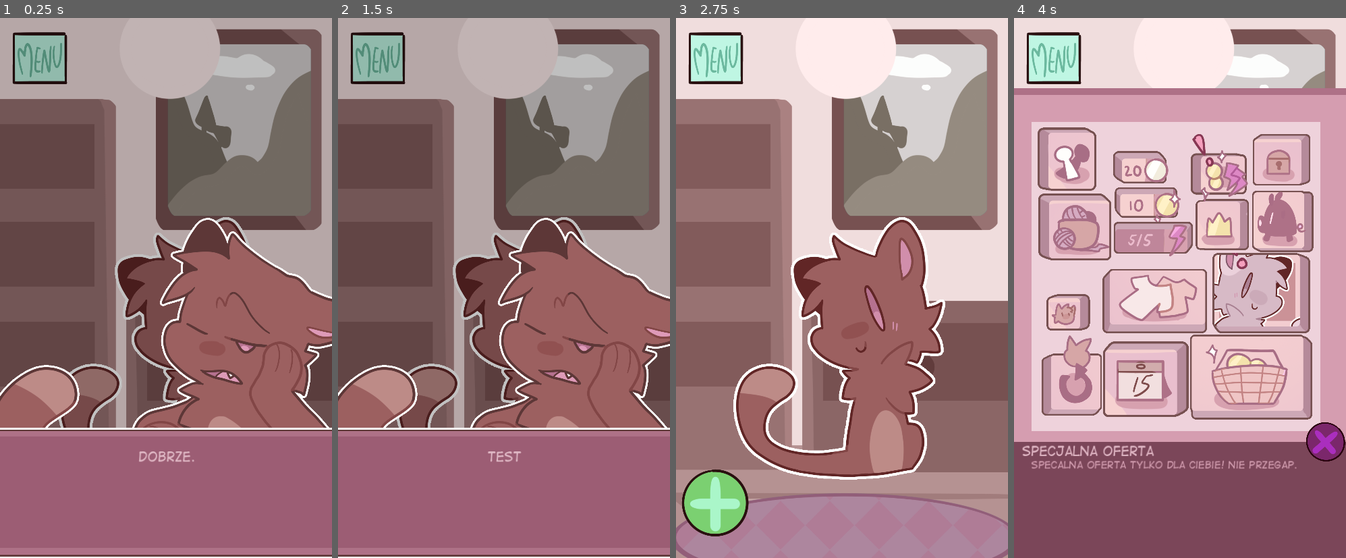
Above: before the commit, frames 1-4 (left to right).
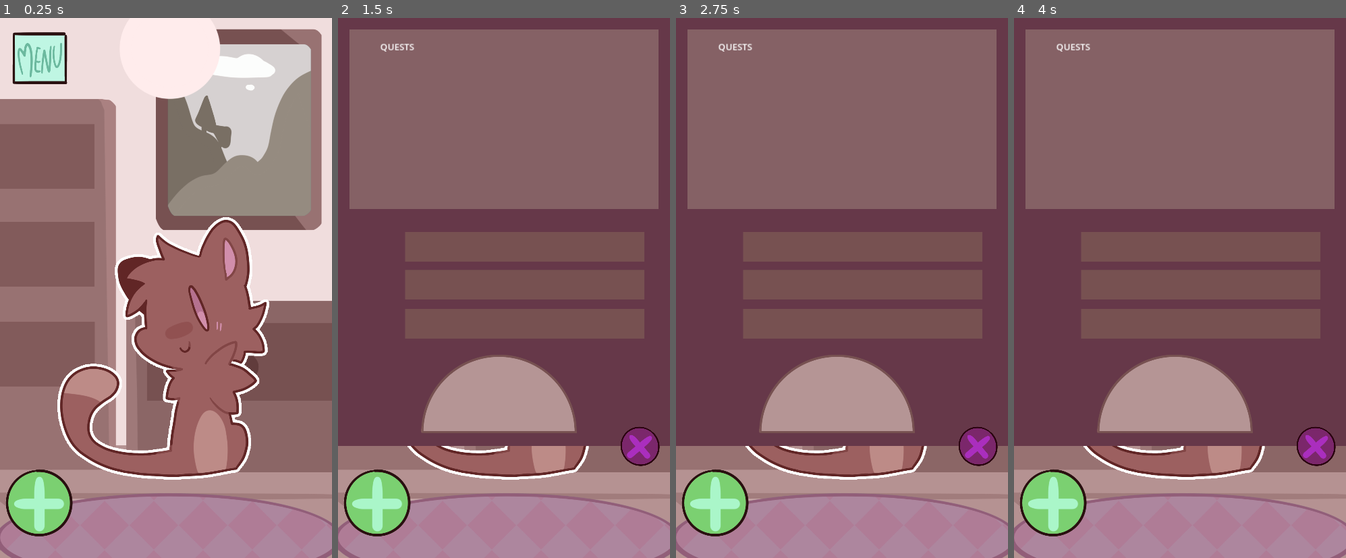
Above: after the commit, the same moments.

Repository: ElionTime001/Poglaskaj_kota
Game: Godot game, scene res://scenes/game.tscn
Two runs of this game, one before a commit and one after it. Both use one fixed random seed, a clock stepped at 60 frames per second and the inputs below.
Inputs (mouse positions are in pixels of both pictures, inside the frame that each line leads up to):
- Up to frame 1 (0.25 s): no input
- Up to frame 2 (1.5 s): click (377, 55) at 0.5 s; click (377, 504) at 1.25 s
- Up to frame 3 (2.75 s): click (715, 504) at 2 s
- Up to frame 4 (4 s): click (1053, 504) at 2.75 s; click (1249, 379) at 3.52 s

The runs differ from the first frame. In frame 1, 83% of the frame differs, in the area x 0-100%, y 0-100%; in frame 2, 72%; in frame 3, 66%; in frame 4, 95%.

Commit message:
quick update

Diff:
--- a/scenes/dialogue_window.tscn
+++ b/scenes/dialogue_window.tscn
@@ -2,7 +2,7 @@
 
 [ext_resource type="Script" path="res://scripts/dialogue_window.gd" id="1_fh0my"]
 [ext_resource type="Texture2D" uid="uid://bct4vm5cjchie" path="res://assets/IMG_6393.PNG" id="2_b5u83"]
-[ext_resource type="FontFile" uid="uid://b4jlqjq86n648" path="res://assets/digistrip.ttf" id="3_y02h7"]
+[ext_resource type="FontFile" uid="uid://byjt5ghojp7ex" path="res://troika.otf" id="3_g3rdt"]
 
 [node name="dialogue_window" type="Control"]
 layout_mode = 3
@@ -35,8 +35,7 @@
 offset_right = 564.0
 offset_bottom = 189.0
 theme_override_colors/font_color = Color(0.874475, 0.718377, 0.769706, 1)
-theme_override_fonts/font = ExtResource("3_y02h7")
-theme_override_font_sizes/font_size = 22
+theme_override_fonts/font = ExtResource("3_g3rdt")
+theme_override_font_sizes/font_size = 30
 text = "Lorem ipsum dolor sit amet, consectetur adipiscing elit, sed do eiusmod tempor incididunt ut labore et dolore magna aliqua."
-horizontal_alignment = 1
 autowrap_mode = 2
--- a/scenes/item_box.tscn
+++ b/scenes/item_box.tscn
@@ -1,25 +1,25 @@
 [gd_scene load_steps=21 format=3 uid="uid://beiya5qlnu5b1"]
 
-[ext_resource type="Texture2D" uid="uid://bh2t2rx2n6cju" path="res://assets/test/buttons/paid_currency.PNG" id="1_cayo1"]
 [ext_resource type="Script" path="res://scripts/item_box.gd" id="1_pxvih"]
-[ext_resource type="Texture2D" uid="uid://c66s472lp85r5" path="res://assets/test/buttons/free_currency.PNG" id="2_u52sd"]
-[ext_resource type="Texture2D" uid="uid://ca3gvbqrwq6d2" path="res://assets/test/buttons/energy.PNG" id="3_0iudx"]
+[ext_resource type="Texture2D" uid="uid://b1wnek4wnl3l0" path="res://assets/test/buttons/paid_currency_2.PNG" id="2_of8g8"]
 [ext_resource type="Script" path="res://scripts/itemButton.gd" id="3_qhesl"]
-[ext_resource type="Texture2D" uid="uid://dao8wvdo45gbn" path="res://assets/test/buttons/gatcha.PNG" id="4_8lrck"]
-[ext_resource type="Texture2D" uid="uid://db11qn4xaerdg" path="res://assets/test/buttons/shop.PNG" id="5_s8vla"]
-[ext_resource type="Texture2D" uid="uid://cruumc2s2a01h" path="res://assets/test/buttons/shop_ad.PNG" id="6_ai0k8"]
-[ext_resource type="Texture2D" uid="uid://nyclrqrtp5uk" path="res://assets/test/buttons/pig.PNG" id="7_8gqs2"]
-[ext_resource type="Texture2D" uid="uid://1oe3j6d6o8fa" path="res://assets/test/buttons/achievements.PNG" id="8_2aoj0"]
-[ext_resource type="Texture2D" uid="uid://c06vh8ephayp8" path="res://assets/test/buttons/Login.PNG" id="9_kignl"]
-[ext_resource type="Texture2D" uid="uid://cw0bkrdg58w0h" path="res://assets/test/buttons/Dailies.PNG" id="10_74npk"]
-[ext_resource type="Texture2D" uid="uid://fmb5cad1gj4q" path="res://assets/test/buttons/battle_pass.PNG" id="11_10d6b"]
-[ext_resource type="Texture2D" uid="uid://bpkr8li3tsc4b" path="res://assets/test/buttons/online.PNG" id="12_m8vy5"]
-[ext_resource type="Texture2D" uid="uid://dtlc6twu4wnfx" path="res://assets/test/buttons/special_offer.PNG" id="13_bms2s"]
-[ext_resource type="Texture2D" uid="uid://bk871tjsymftl" path="res://assets/test/buttons/edit_animal_skin.PNG" id="14_eiu0n"]
+[ext_resource type="Texture2D" uid="uid://cd7g87mmng1o8" path="res://assets/test/buttons/free_currency_2.PNG" id="4_6d1mv"]
+[ext_resource type="Texture2D" uid="uid://br6pdghcynft2" path="res://assets/test/buttons/energy_2.PNG" id="5_3pq62"]
+[ext_resource type="Texture2D" uid="uid://cuj0bai1r2fav" path="res://assets/test/buttons/gatcha_2.PNG" id="6_p1oon"]
+[ext_resource type="Texture2D" uid="uid://bxccvpw8xcjbv" path="res://assets/test/buttons/shop_2.PNG" id="7_xayex"]
+[ext_resource type="Texture2D" uid="uid://c4d18mdppk7ut" path="res://assets/test/buttons/shop_ad_2.PNG" id="8_aw6n7"]
+[ext_resource type="Texture2D" uid="uid://bhl2shv02kyr8" path="res://assets/test/buttons/pig_2.PNG" id="9_lr4a2"]
+[ext_resource type="Texture2D" uid="uid://yqc7nfwjcqwj" path="res://assets/test/buttons/achievements_2.PNG" id="10_wv25x"]
+[ext_resource type="Texture2D" uid="uid://c7hsk14lryy5v" path="res://assets/test/buttons/Login_2.PNG" id="11_juv87"]
+[ext_resource type="Texture2D" uid="uid://b3o3jk38mmtat" path="res://assets/test/buttons/Dailies_2.PNG" id="12_0r8mq"]
+[ext_resource type="Texture2D" uid="uid://dqqaw5lywjiok" path="res://assets/test/buttons/battle_pass_2.PNG" id="13_b4ki5"]
+[ext_resource type="Texture2D" uid="uid://4w5ivlambkre" path="res://assets/test/buttons/online_2.PNG" id="14_as16n"]
+[ext_resource type="Texture2D" uid="uid://clja0lx03bggc" path="res://assets/test/buttons/special_offer_2.PNG" id="15_0q0v7"]
 [ext_resource type="Texture2D" uid="uid://c175iktgwbdeb" path="res://assets/test/buttons/collection.PNG" id="15_holpe"]
+[ext_resource type="Texture2D" uid="uid://bwp2ohr5rwsma" path="res://assets/test/buttons/edit_animal_skin_2.PNG" id="16_6se6l"]
 [ext_resource type="Texture2D" uid="uid://c10cghxj3uynl" path="res://assets/test/buttons/plus.png" id="18_oe84w"]
 [ext_resource type="Texture2D" uid="uid://bct4vm5cjchie" path="res://assets/IMG_6393.PNG" id="18_tsgju"]
-[ext_resource type="FontFile" uid="uid://b4jlqjq86n648" path="res://assets/digistrip.ttf" id="19_81xum"]
+[ext_resource type="FontFile" uid="uid://byjt5ghojp7ex" path="res://troika.otf" id="19_7nkio"]
 
 [node name="item_box" type="Control"]
 layout_mode = 3
@@ -41,7 +41,7 @@
 
 [node name="ColorRect" type="ColorRect" parent="MarginContainer"]
 layout_mode = 2
-color = Color(0.834131, 0.617175, 0.690259, 1)
+color = Color(0.737486, 0.475479, 0.568638, 1)
 
 [node name="ColorRect" type="ColorRect" parent="MarginContainer/ColorRect"]
 layout_mode = 1
@@ -56,7 +56,7 @@
 offset_bottom = 190.5
 grow_horizontal = 2
 grow_vertical = 2
-color = Color(0.930804, 0.82427, 0.857724, 1)
+color = Color(0.84375, 0.631385, 0.702994, 1)
 
 [node name="ColorRect" type="ColorRect" parent="MarginContainer/ColorRect/ColorRect"]
 layout_mode = 1
@@ -71,7 +71,7 @@
 offset_bottom = -322.5
 grow_horizontal = 2
 grow_vertical = 2
-color = Color(0.682353, 0.443137, 0.529412, 1)
+color = Color(0.674283, 0.435775, 0.521938, 1)
 
 [node name="Control" type="Control" parent="MarginContainer"]
 layout_mode = 2
@@ -80,44 +80,44 @@
 
 [node name="paidCurrency" type="TextureButton" parent="MarginContainer/Control"]
 layout_mode = 0
-offset_left = -116.0
-offset_top = -242.0
-offset_right = 41.0
-offset_bottom = -172.0
-texture_normal = ExtResource("1_cayo1")
+offset_left = -117.0
+offset_top = -250.0
+offset_right = 28.0
+offset_bottom = -162.0
+texture_normal = ExtResource("2_of8g8")
 ignore_texture_size = true
 stretch_mode = 4
 script = ExtResource("3_qhesl")
 
 [node name="freeCurrency" type="TextureButton" parent="MarginContainer/Control"]
 layout_mode = 0
-offset_left = -119.0
-offset_top = -306.0
-offset_right = -11.0
-offset_bottom = -249.0
-texture_normal = ExtResource("2_u52sd")
+offset_left = -114.0
+offset_top = -307.0
+offset_right = -6.0
+offset_bottom = -250.0
+texture_normal = ExtResource("4_6d1mv")
 ignore_texture_size = true
 stretch_mode = 4
 script = ExtResource("3_qhesl")
 
 [node name="energy" type="TextureButton" parent="MarginContainer/Control"]
 layout_mode = 0
-offset_left = -118.0
-offset_top = -181.0
-offset_right = 23.0
-offset_bottom = -115.0
-texture_normal = ExtResource("3_0iudx")
+offset_left = -114.0
+offset_top = -180.0
+offset_right = 27.0
+offset_bottom = -114.0
+texture_normal = ExtResource("5_3pq62")
 ignore_texture_size = true
 stretch_mode = 4
 script = ExtResource("3_qhesl")
 
 [node name="gatcha" type="TextureButton" parent="MarginContainer/Control"]
 layout_mode = 0
-offset_left = -138.0
-offset_top = -97.0
-offset_right = 48.0
-offset_bottom = 18.0
-texture_normal = ExtResource("4_8lrck")
+offset_left = -143.0
+offset_top = -94.0
+offset_right = 60.0
+offset_bottom = 17.0
+texture_normal = ExtResource("6_p1oon")
 ignore_texture_size = true
 stretch_mode = 4
 script = ExtResource("3_qhesl")
@@ -129,46 +129,46 @@
 anchor_top = 1.0
 anchor_right = 1.0
 anchor_bottom = 1.0
-offset_left = 18.0
-offset_top = 20.0
-offset_right = 235.0
-offset_bottom = 182.0
+offset_left = 24.0
+offset_top = 25.0
+offset_right = 241.0
+offset_bottom = 170.0
 grow_horizontal = 0
 grow_vertical = 0
-texture_normal = ExtResource("5_s8vla")
+texture_normal = ExtResource("7_xayex")
 ignore_texture_size = true
 stretch_mode = 4
 script = ExtResource("3_qhesl")
 
 [node name="gatchaAd" type="TextureButton" parent="MarginContainer/Control"]
 layout_mode = 0
-offset_left = 58.0
-offset_top = -125.0
-offset_right = 231.0
-offset_bottom = 31.0
-texture_normal = ExtResource("6_ai0k8")
+offset_left = 66.0
+offset_top = -124.0
+offset_right = 232.0
+offset_bottom = 21.0
+texture_normal = ExtResource("8_aw6n7")
 ignore_texture_size = true
 stretch_mode = 4
 script = ExtResource("3_qhesl")
 
 [node name="pig" type="TextureButton" parent="MarginContainer/Control"]
 layout_mode = 0
-offset_left = 128.0
-offset_top = -236.0
+offset_left = 135.0
+offset_top = -235.0
 offset_right = 237.0
-offset_bottom = -105.0
-texture_normal = ExtResource("7_8gqs2")
+offset_bottom = -129.0
+texture_normal = ExtResource("9_lr4a2")
 ignore_texture_size = true
 stretch_mode = 4
 script = ExtResource("3_qhesl")
 
 [node name="achievements" type="TextureButton" parent="MarginContainer/Control"]
 layout_mode = 0
-offset_left = 28.0
-offset_top = -221.0
-offset_right = 141.0
+offset_left = 36.0
+offset_top = -225.0
+offset_right = 162.0
 offset_bottom = -130.0
-texture_normal = ExtResource("8_2aoj0")
+texture_normal = ExtResource("10_wv25x")
 ignore_texture_size = true
 stretch_mode = 4
 script = ExtResource("3_qhesl")
@@ -179,7 +179,7 @@
 offset_top = -337.0
 offset_right = 232.0
 offset_bottom = -244.0
-texture_normal = ExtResource("9_kignl")
+texture_normal = ExtResource("11_juv87")
 ignore_texture_size = true
 stretch_mode = 4
 script = ExtResource("3_qhesl")
@@ -190,7 +190,7 @@
 offset_top = 32.0
 offset_right = 15.0
 offset_bottom = 168.0
-texture_normal = ExtResource("10_74npk")
+texture_normal = ExtResource("12_0r8mq")
 ignore_texture_size = true
 stretch_mode = 4
 script = ExtResource("3_qhesl")
@@ -201,7 +201,7 @@
 offset_top = -231.0
 offset_right = -122.0
 offset_bottom = -88.0
-texture_normal = ExtResource("11_10d6b")
+texture_normal = ExtResource("13_b4ki5")
 ignore_texture_size = true
 stretch_mode = 4
 script = ExtResource("3_qhesl")
@@ -212,7 +212,7 @@
 offset_top = -348.0
 offset_right = -134.0
 offset_bottom = -236.0
-texture_normal = ExtResource("12_m8vy5")
+texture_normal = ExtResource("14_as16n")
 ignore_texture_size = true
 stretch_mode = 4
 script = ExtResource("3_qhesl")
@@ -223,7 +223,7 @@
 offset_top = -337.0
 offset_right = 131.0
 offset_bottom = -216.0
-texture_normal = ExtResource("13_bms2s")
+texture_normal = ExtResource("15_0q0v7")
 ignore_texture_size = true
 stretch_mode = 4
 script = ExtResource("3_qhesl")
@@ -234,7 +234,7 @@
 offset_top = 21.0
 offset_right = -120.0
 offset_bottom = 164.0
-texture_normal = ExtResource("14_eiu0n")
+texture_normal = ExtResource("16_6se6l")
 ignore_texture_size = true
 stretch_mode = 4
 script = ExtResource("3_qhesl")
@@ -295,9 +295,9 @@
 layout_mode = 2
 size_flags_vertical = 1
 theme_override_colors/font_color = Color(0.811481, 0.603635, 0.674823, 1)
-theme_override_fonts/font = ExtResource("19_81xum")
-theme_override_font_sizes/font_size = 17
-text = "specalna oferta tylko dla ciebie! nie przegap. "
+theme_override_fonts/font = ExtResource("19_7nkio")
+theme_override_font_sizes/font_size = 29
+text = "specalna oferta tylko dla ciebie! nie przegap."
 autowrap_mode = 2
 
 [node name="Label" type="Label" parent="description_box"]
@@ -313,8 +313,8 @@
 grow_horizontal = 2
 grow_vertical = 0
 theme_override_colors/font_color = Color(0.866824, 0.703101, 0.757224, 1)
-theme_override_fonts/font = ExtResource("19_81xum")
-theme_override_font_sizes/font_size = 22
+theme_override_fonts/font = ExtResource("19_7nkio")
+theme_override_font_sizes/font_size = 33
 text = "Specjalna oferta"
 
 [node name="CloseItemBox" type="TextureButton" parent="."]
--- /dev/null
+++ b/scenes/menu.tscn
@@ -0,0 +1,118 @@
+[gd_scene load_steps=6 format=3 uid="uid://bbup714ugbgum"]
+
+[ext_resource type="Texture2D" uid="uid://dbdkbcgndgvv3" path="res://assets/test/progress_not_full.PNG" id="1_4n0qk"]
+[ext_resource type="Script" path="res://scripts/menu.gd" id="1_sfkbu"]
+[ext_resource type="Texture2D" uid="uid://0hcbf86choro" path="res://assets/test/buttons/progress_full.PNG" id="2_ogkyu"]
+[ext_resource type="Texture2D" uid="uid://c10cghxj3uynl" path="res://assets/test/buttons/plus.png" id="4_s5h3v"]
+[ext_resource type="Texture2D" uid="uid://bxbkhlq0fnu7l" path="res://assets/test/progress.PNG" id="5_gf3ra"]
+
+[node name="menu" type="Control"]
+layout_mode = 3
+anchors_preset = 15
+anchor_right = 1.0
+anchor_bottom = 1.0
+grow_horizontal = 2
+grow_vertical = 2
+script = ExtResource("1_sfkbu")
+
+[node name="MarginContainer" type="MarginContainer" parent="."]
+layout_mode = 1
+anchors_preset = 10
+anchor_right = 1.0
+offset_bottom = 761.0
+grow_horizontal = 2
+
+[node name="ColorRect" type="ColorRect" parent="MarginContainer"]
+layout_mode = 2
+color = Color(0.401324, 0.219872, 0.287696, 1)
+
+[node name="quest" type="MarginContainer" parent="."]
+layout_mode = 1
+anchors_preset = 10
+anchor_right = 1.0
+offset_bottom = 360.0
+grow_horizontal = 2
+size_flags_horizontal = 4
+theme_override_constants/margin_left = 20
+theme_override_constants/margin_top = 20
+theme_override_constants/margin_right = 20
+theme_override_constants/margin_bottom = 20
+
+[node name="ColorRect" type="ColorRect" parent="quest"]
+layout_mode = 2
+color = Color(0.520436, 0.381821, 0.397303, 1)
+
+[node name="Label" type="Label" parent="quest"]
+layout_mode = 2
+
+[node name="money" type="TextureProgressBar" parent="."]
+layout_mode = 0
+offset_left = 119.0
+offset_top = 380.0
+offset_right = 545.0
+offset_bottom = 433.0
+nine_patch_stretch = true
+texture_under = ExtResource("1_4n0qk")
+texture_progress = ExtResource("2_ogkyu")
+
+[node name="clients" type="TextureProgressBar" parent="money"]
+offset_top = 68.0
+offset_right = 426.0
+offset_bottom = 121.0
+nine_patch_stretch = true
+texture_under = ExtResource("1_4n0qk")
+texture_progress = ExtResource("2_ogkyu")
+
+[node name="annoyance" type="TextureProgressBar" parent="money"]
+offset_top = 137.0
+offset_right = 426.0
+offset_bottom = 190.0
+nine_patch_stretch = true
+texture_under = ExtResource("1_4n0qk")
+texture_progress = ExtResource("2_ogkyu")
+
+[node name="Label" type="Label" parent="money"]
+layout_mode = 0
+offset_left = -76.0
+offset_top = 19.0
+offset_right = -36.0
+offset_bottom = 42.0
+
+[node name="Label" type="Label" parent="."]
+layout_mode = 0
+offset_left = 75.0
+offset_top = 40.0
+offset_right = 136.0
+offset_bottom = 63.0
+text = "QUESTS"
+
+[node name="CloseItemBox" type="TextureButton" parent="."]
+modulate = Color(1, 0.189276, 0.947632, 1)
+layout_mode = 1
+anchors_preset = 3
+anchor_left = 1.0
+anchor_top = 1.0
+anchor_right = 1.0
+anchor_bottom = 1.0
+offset_left = -50.0
+offset_top = -248.0
+offset_right = 21.0
+offset_bottom = -179.0
+grow_horizontal = 0
+grow_vertical = 0
+rotation = 0.864777
+texture_normal = ExtResource("4_s5h3v")
+ignore_texture_size = true
+stretch_mode = 0
+
+[node name="TextureRect" type="TextureRect" parent="."]
+layout_mode = 0
+offset_left = 147.0
+offset_top = 598.0
+offset_right = 446.0
+offset_bottom = 747.0
+texture = ExtResource("5_gf3ra")
+expand_mode = 1
+stretch_mode = 4
+
+[connection signal="pressed" from="CloseItemBox" to="." method="_on_close_item_box_pressed"]
--- a/scenes/screens.tscn
+++ b/scenes/screens.tscn
@@ -1,9 +1,10 @@
-[gd_scene load_steps=5 format=3 uid="uid://t8pxjpohp3yi"]
+[gd_scene load_steps=6 format=3 uid="uid://t8pxjpohp3yi"]
 
 [ext_resource type="Script" path="res://scripts/screens.gd" id="1_qe71l"]
 [ext_resource type="PackedScene" uid="uid://0k0k60spe7c0" path="res://scenes/dialogue_player.tscn" id="1_uhk0v"]
 [ext_resource type="PackedScene" uid="uid://dorq6s10qvfmn" path="res://scenes/interface.tscn" id="3_2ma7d"]
 [ext_resource type="PackedScene" uid="uid://beiya5qlnu5b1" path="res://scenes/item_box.tscn" id="4_jski3"]
+[ext_resource type="PackedScene" uid="uid://bbup714ugbgum" path="res://scenes/menu.tscn" id="5_1lp3j"]
 
 [node name="SCREENS" type="CanvasLayer"]
 script = ExtResource("1_qe71l")
@@ -15,3 +16,6 @@
 
 [node name="item_box" parent="." instance=ExtResource("4_jski3")]
 visible = false
+
+[node name="menu" parent="." instance=ExtResource("5_1lp3j")]
+visible = false
--- /dev/null
+++ b/scripts/menu.gd
@@ -0,0 +1,15 @@
+extends Control
+
+
+# Called when the node enters the scene tree for the first time.
+func _ready():
+	pass # Replace with function body.
+
+
+# Called every frame. 'delta' is the elapsed time since the previous frame.
+func _process(delta):
+	pass
+
+
+func _on_close_item_box_pressed():
+	self.visible = false
--- a/scripts/screens.gd
+++ b/scripts/screens.gd
@@ -4,18 +4,21 @@
 var item_box: Control
 var drag_preview
 var current_button_held : TextureButton
+var menu: Control
 var interface: Control
 
 func _ready():
 	dialogue_player = $dialogue_player
 	item_box = $item_box
 	interface = $interface
+	menu = $menu
 
 	interface.button_clicked.connect(interface_change)
 
 	item_box.visible = false
+	menu.visible = false
 	item_box.item_picked.connect(_create_drag_preview)
-	dialogue_player.play_dialogue("test_dialogue")
+	#dialogue_player.play_dialogue("test_dialogue")
 
 func _process(delta):
 	if drag_preview:
@@ -55,9 +58,12 @@
 	interface.make_button_visible(button)
 	print("Dropped button c: | " + button.name)
 
+	if button.name == "shop":
+		dialogue_player.play_dialogue("test_dialogue")
+
 func interface_change(button):
 	match button.name:
 		"MainMenuButton":
-			pass
+			menu.visible = true
 		"AddElementButton":
 			item_box.visible = true
Binary file added: assets/test/buttons/Dailies_2.PNG
Not shown, added: assets/test/buttons/Dailies_2.PNG.import
Binary file added: assets/test/buttons/Login_2.PNG
Not shown, added: assets/test/buttons/Login_2.PNG.import
Binary file added: assets/test/buttons/achievements_2.PNG
Not shown, added: assets/test/buttons/achievements_2.PNG.import
Binary file added: assets/test/buttons/battle_pass_2.PNG
Not shown, added: assets/test/buttons/battle_pass_2.PNG.import
Binary file added: assets/test/buttons/collection_2.PNG
Not shown, added: assets/test/buttons/collection_2.PNG.import
Binary file added: assets/test/buttons/edit_animal_skin_2.PNG
Not shown, added: assets/test/buttons/edit_animal_skin_2.PNG.import
(and 26 more such lines)
